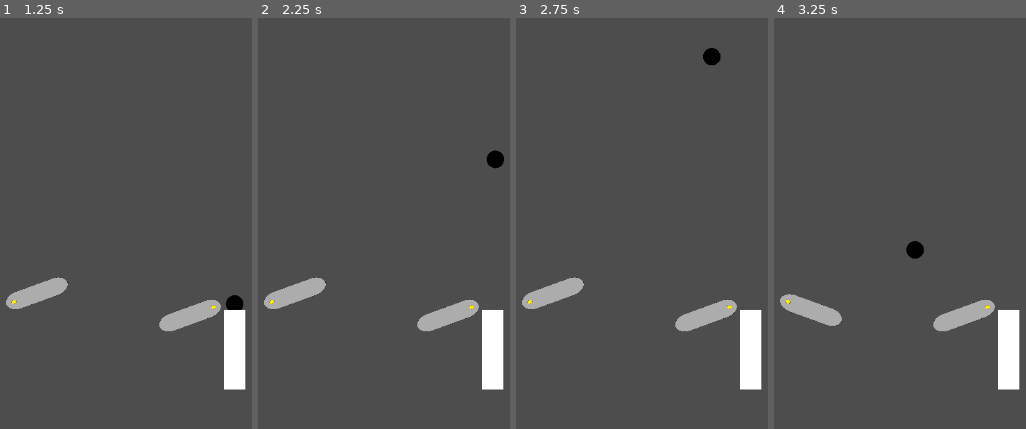
Above: before the commit, frames 1-4 (left to right).
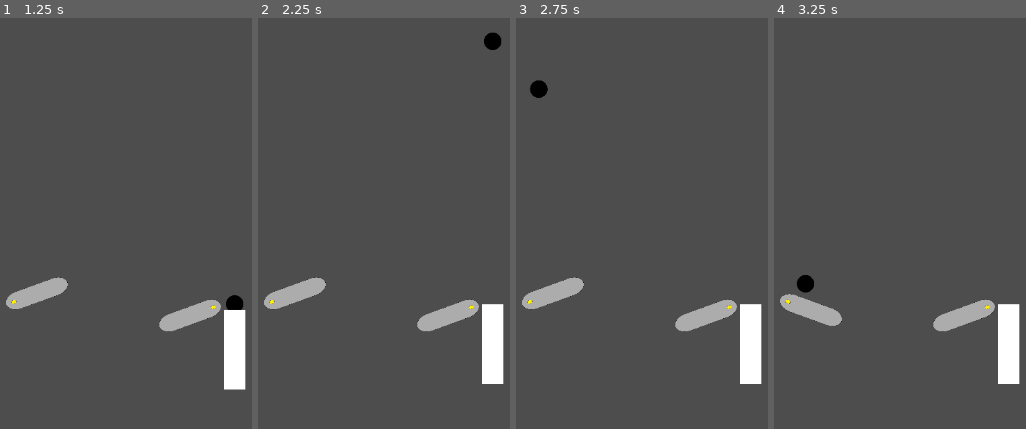
Above: after the commit, the same moments.

Repository: sparks5115/pinball
Game: Godot game, scene res://main.tscn
The game is run twice, just before and just after one commit, with the same random seed, the same clock (stepped at 60 frames per second) and the same inputs.
Inputs (mouse positions are in pixels of both pictures, inside the frame that each line leads up to):
- Up to frame 1 (1.25 s): move the mouse to (outside the picture) at 0.52 s; press the mouse at (outside the picture) at 0.53 s
- Up to frame 2 (2.25 s): tap Enter at 1.25 s; move the mouse to (outside the picture) at 1.27 s; release the mouse at (outside the picture) at 1.28 s; hold Space (plunger_down) 1.28-2.03 s; right-click (outside the picture) at 1.35 s; move the mouse to (482, 104) at 2.02 s; press the mouse at (482, 104) at 2.03 s
- Up to frame 3 (2.75 s): no input
- Up to frame 4 (3.25 s): move the mouse to (879, 293) at 2.77 s; release the mouse at (879, 293) at 2.78 s; right-click (879, 293) at 2.85 s

Frame 1 is identical in both runs. In frame 2, 0.7% of the frame differs, in the area x 88-98%, y 3-91%; in frame 3, 0.7%; in frame 4, 0.7%, in the area x 9-98%, y 54-91%.

Commit message:
made plunger use physics correctly

Diff:
--- a/Plunger.gd
+++ b/Plunger.gd
@@ -1,25 +1,39 @@
 extends AnimatableBody2D
 
-@export var rest_y = position.y          # starting Y position
-@export var max_pullback = rest_y + 200    # max Y when pulled
-@export var speed = 6000            # speed of plunger movement
+@export var rest_y: float
+@export var max_pullback: float
+@export var speed: float = 2000.0
 
+var pulling_back := false
 
-var pulling_back = false
+func _ready() -> void:
+	# Save initial position if not set in the inspector
+	if rest_y == 0.0:
+		rest_y = position.y
+	if max_pullback == 0.0:
+		max_pullback = rest_y + 200
 
-func _physics_process(delta):
-	# Check input
+func _physics_process(delta: float) -> void:
+	var motion := Vector2.ZERO
+
+	# Input check
 	if Input.is_action_pressed("plunger_down"):
 		pulling_back = true
 	else:
-		# Release the plunger
-#		if pulling_back:
-			# Launch the ball by applying an impulse
-#			ball.set_axis_velocity(Vector2(0, -speed))  # tune strength
 		pulling_back = false
 
-	# Move plunger visually
-	if pulling_back:
-		position.y = min(position.y + speed * delta, max_pullback)
-	else:
-		position.y = max(position.y - speed * delta, rest_y)
+	# When pulling back → move down
+	if pulling_back and position.y < max_pullback:
+		motion.y = speed * delta
+
+	# When released → move up
+	elif not pulling_back and position.y > rest_y:
+		motion.y = -speed * delta
+
+	# Apply motion through physics
+	if motion != Vector2.ZERO:
+		var collision = move_and_collide(motion)
+		if collision:
+			if motion.y < 0 and collision.get_collider() is RigidBody2D:
+				var ball := collision.get_collider() as RigidBody2D
+				ball.apply_impulse(Vector2(0, -speed * 0.05))  # tune multiplier
